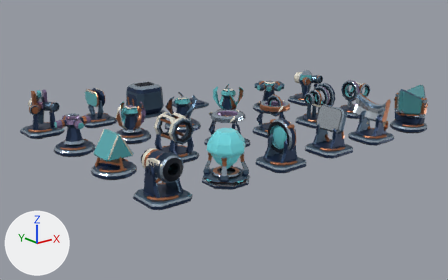
The Blender file assets/models/optical-bench/optical-bench.blend, before and after one commit.
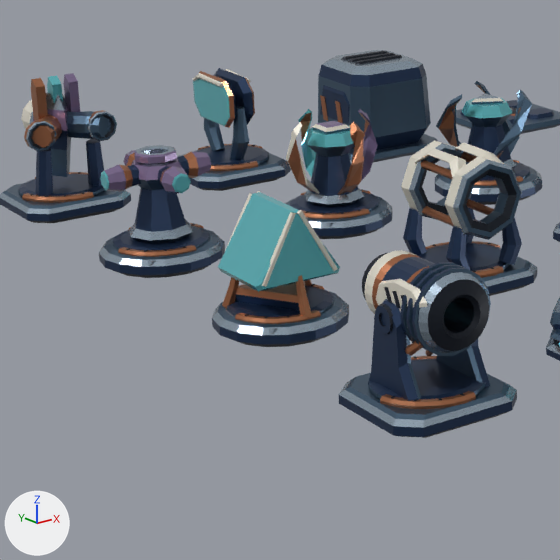
Each version appears first whole from a 50 mm lens placed at (-6.34, -9.91, 4.94), pointed at (3.89, 2.88, -0.17), and next in a close-up on the part from 5% to 46% of the width and 23% to 90% of the height. Lighting does not change. The marker at lower left points along +X, +Y and +Z. The last two pictures show the newer version.

Objects in the first close-up: 'complementor', 'conduit', 'dualReflector', 'laser', 'multiFilter', 'occupiedSquare', 'primaryLogicGate', 'prism', 'twister', 'wall' and 2 more.
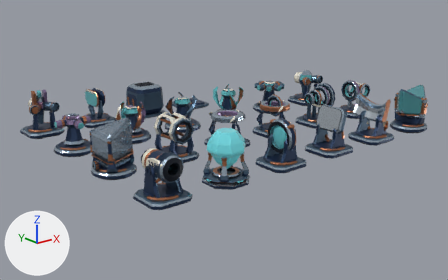
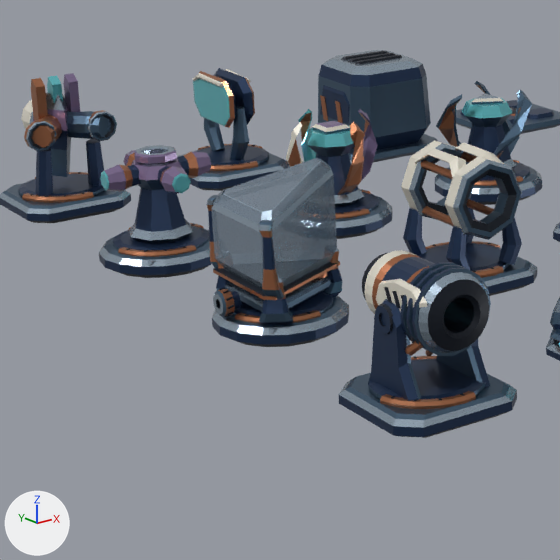
Commit message: Model a dispersive flint prism and show optical paths inside its glass

Location of each change, (x1, y1, x2, y2) in pixels of the close-ups (560 x 560 px):
'prism', reshaped (21% taller)
    before: (212, 191, 349, 347)
    after: (206, 158, 349, 347)
part 1 of me_prism, rebuilt (30% taller)
    before: (218, 192, 340, 292)
    after: (212, 158, 337, 288)
part 2 of me_prism, rebuilt
    before: (235, 281, 305, 311)
    after: (224, 277, 331, 312)
part 3 of me_prism, deleted
    before: (296, 275, 312, 318)
part 4 of me_prism, built on
    before: (222, 191, 338, 308)
    after: (206, 189, 342, 325)

What the commit changed:
Material 'Ground flint bevel' (mat_ground_flint_bevel) is new.
Its base color is (0.342, 0.429, 0.515) (greyish blue #9eafbe).
Its metallic is 0.63.
Its roughness is 0.16.
Material 'Dispersive flint' (mat_dispersive_flint) is new.
Its base color is (0.168, 0.235, 0.309) (greyish blue #728597).
Its metallic is 0.17.
Its roughness is 0.12.
Its alpha is 0.69.
Its coat weight is 0.72.
Its coat roughness is 0.12.
me_prism is used by ob_prism; location (0.0, 2.0, 0.0).
me_prism had 483 vertices, 394 faces and spanned x -0.51..0.51, y -0.51..0.51, z 0.0..0.99.
me_prism now has 1106 vertices, 934 faces and spans x -0.51..0.51, y -0.51..0.51, z 0.0..1.249.
me_prism part 1: the loose piece of 24 vertices spanning x -0.353..0.353, y -0.323..0.32, z 0.438..0.99 is rebuilt with 36 vertices and now spans x -0.329..0.474, y -0.437..0.437, z 0.426..1.245.
me_prism part 2: the loose piece of 9 vertices spanning x -0.32..0.32, y -0.37..0.185, z 0.21..0.34 is rebuilt with 24 vertices and now spans x -0.303..0.436, y -0.402..0.402, z 0.226..0.334.
me_prism part 3: the loose piece of 18 vertices spanning x -0.047..0.047, y -0.428..-0.276, z 0.176..0.496 is deleted.
me_prism part 4: 66 vertices removed from x -0.383..0.322, y -0.333..0.333, z 0.176..0.989; 690 vertices added at x -0.509..0.502, y -0.48..0.48, z 0.168..1.048.
Other edits to the shape of me_prism do not show in these pictures.
me_prism no longer uses material mat_optical_coating (cyan #65c6ce).
me_prism no longer uses material mat_front_silver (light grey #c5cfd8).
me_prism no longer uses material mat_satin_porcelain (light grey #ded9cb).
me_prism gains material mat_dispersive_flint (greyish blue #728597).
me_prism gains material mat_ground_flint_bevel (greyish blue #9eafbe).
